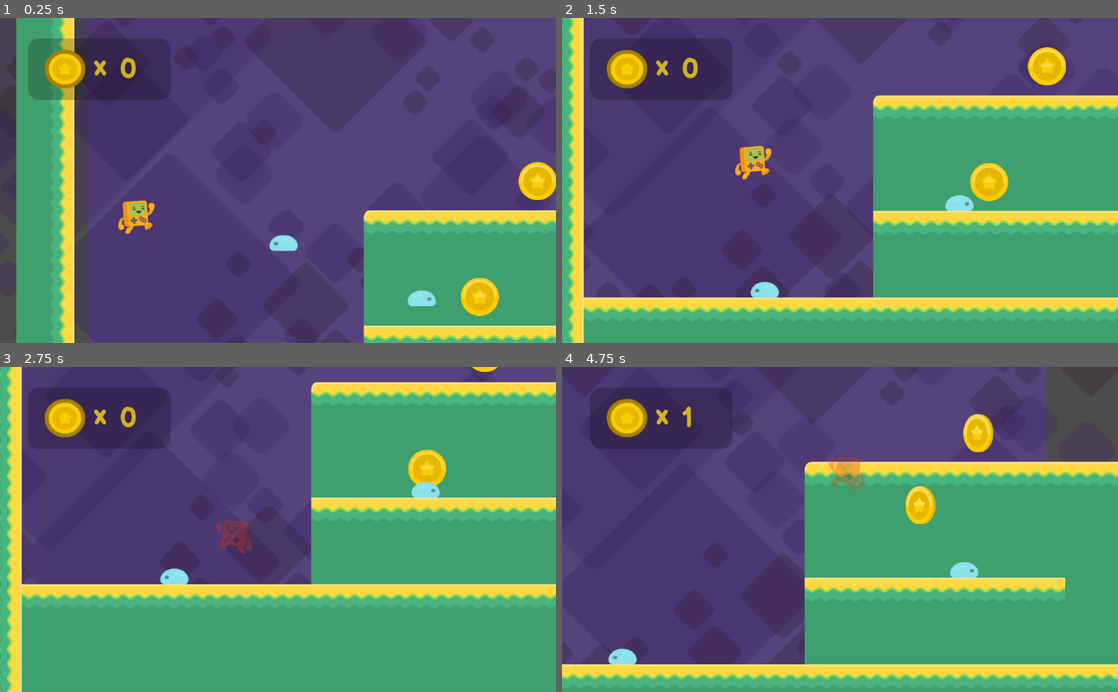
Above: before the commit, frames 1-4 (two rows, left to right).
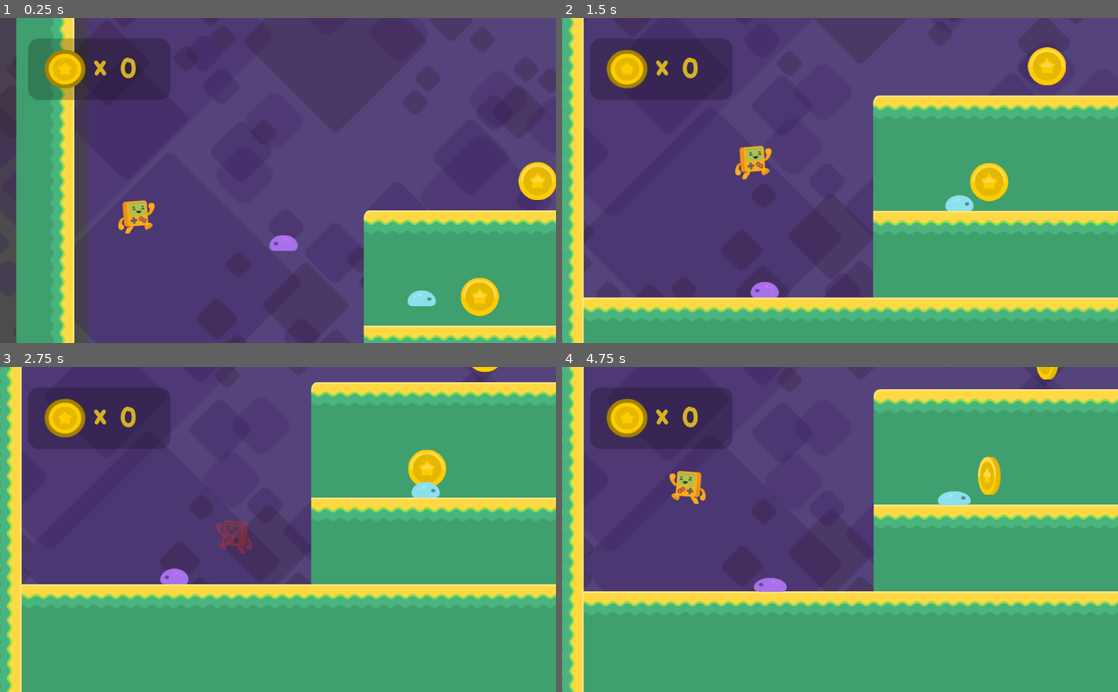
Above: after the commit, the same moments.

Repository: nkpresh/platforme-Game
Game: Godot game, scene res://Level1.tscn
Same seed, same stepped clock (60 frames per second), same inputs: the game is played once before the commit and once after it.
Inputs:
- Up to frame 1 (0.25 s): no input
- Up to frame 2 (1.5 s): hold Right (right) from 0.53 s (still down); tap Up (jump) at 0.77 s
- Up to frame 3 (2.75 s): tap Up (jump) at 1.52 s; release Right (right) at 2.03 s; hold Left (left) from 2.03 s (still down)
- Up to frame 4 (4.75 s): release Left (left) at 2.78 s; hold Right (right) 2.78-4.28 s; tap Up (jump) at 3.02, 3.77, 4.52 s; hold Left (left) from 4.28 s (still down)

The runs differ from the first frame. In frame 1, 0.2% of the frame differs, in the area x 48-54%, y 66-72%; in frame 2, 0.2%; in frame 3, 0.2%; in frame 4, 42%, in the area x 0-100%, y 0-100%.

Commit message:
still moving

Diff:
--- a/Level1.tscn
+++ b/Level1.tscn
@@ -192,6 +192,7 @@
 [node name="enemy2" parent="enemies" instance=ExtResource( 10 )]
 position = Vector2( -396.909, 157.238 )
 direction = 1
+detects_cliffs = false
 
 [node name="steve" parent="." instance=ExtResource( 2 )]
 position = Vector2( -1014.73, -65.4794 )
--- a/enemy.gd
+++ b/enemy.gd
@@ -10,6 +10,8 @@
 		$Sprite.flip_h=true
 	$floor_Checker.position.x=$CollisionShape2D.shape.get_extents().x*direction
 	$floor_Checker.enabled=detects_cliffs
+	if detects_cliffs:
+		set_modulate(Color(1.2,0.5,1))
 
 
 func _physics_process(delta):
--- a/steve.gd
+++ b/steve.gd
@@ -49,6 +49,8 @@
 	Input.action_release("left")
 	Input.action_release("right")
 
+	$Timer.start()
+
 
 func _on_Timer_timeout():
 	get_tree().change_scene("res://Level1.tscn")
Not shown, changed: logs/godot.log
Not shown, added: logs/godot_2021-03-25_21-07-17.log
Not shown, added: logs/godot_2021-03-25_21-07-28.log
